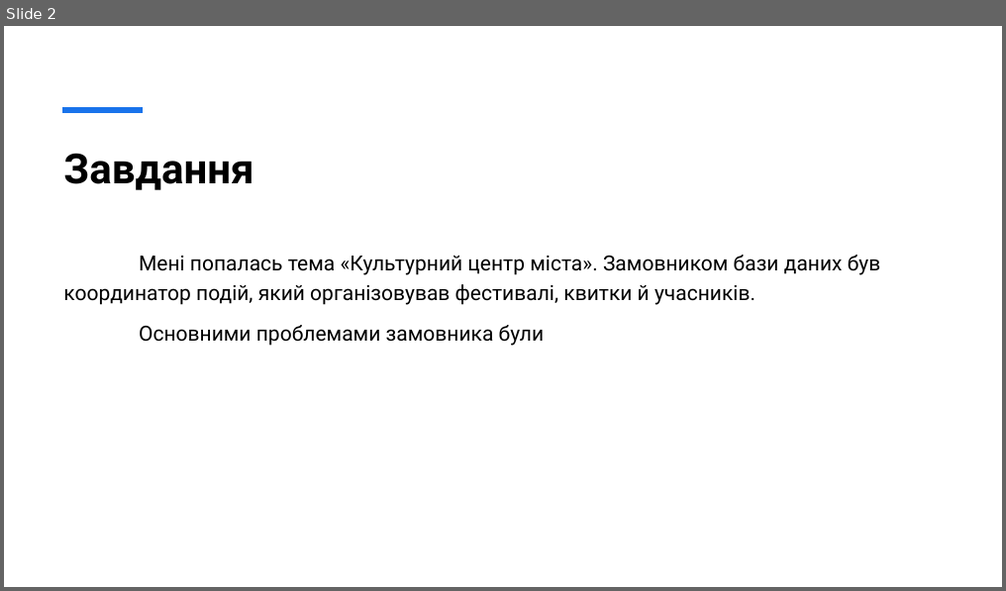
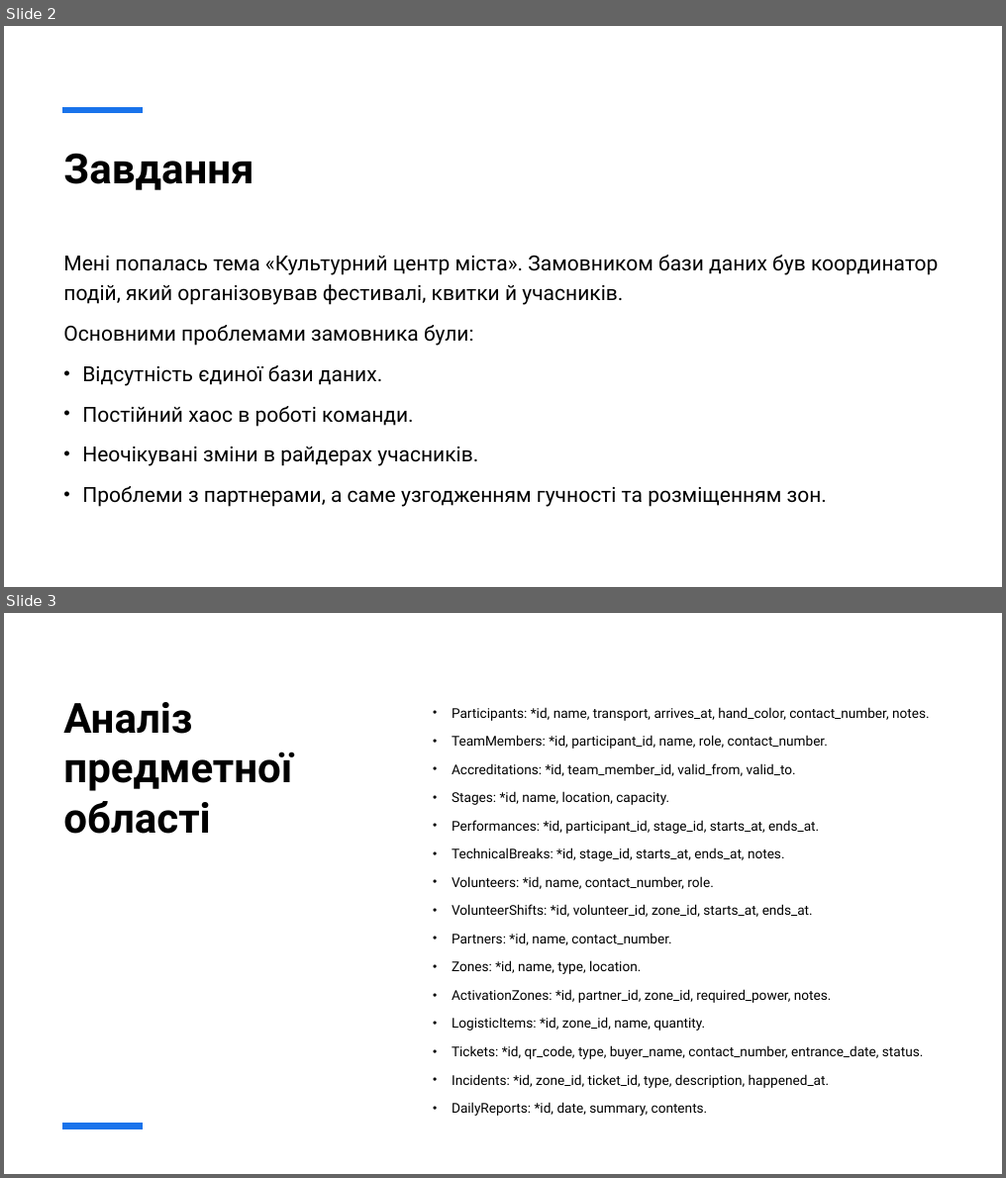
Before and after one commit to emissuu/UniTasks, a slide deck: C#/Lab2/Підсумки другої лабораторної роботи.pptx. Shown one above the other, each under a label of ours: slide 2 before the commit, slides 2 and 3 after it. The pictures are 1006x591 and 1006x1178 pixels, drawn with LibreOffice and Linux fonts; fonts in the diff are those of the drawing. Boxes give left, top, right and bottom in pixels: in the first picture for what was removed or moved away, otherwise in the second. Text is boxed around its words. In the diff, an @@ line names an element or a change of style, - is before the commit and + after.

```diff
--- a/C#/Lab2/Підсумки другої лабораторної роботи.pptx
+++ b/C#/Lab2/Підсумки другої лабораторної роботи.pptx
@@ slide 3 added at <box>4,613,1002,1174</box>, background #FFFFFF @@
@@ title added at <box>63,702,292,834</box>, 40 pt, text #000000, bold @@
+Аналіз предметної області
@@ text added at <box>451,707,930,1116</box>, 13 pt, text #000000 @@
+• Participants: *id, name, transport, arrives_at, hand_color, contact_number, notes.
+• TeamMembers: *id, participant_id, name, role, contact_number.
+• Accreditations: *id, team_member_id, valid_from, valid_to.
+• Stages: *id, name, location, capacity.
+• Performances: *id, participant_id, stage_id, starts_at, ends_at.
+• TechnicalBreaks: *id, stage_id, starts_at, ends_at, notes.
+• Volunteers: *id, name, contact_number, role.
+• VolunteerShifts: *id, volunteer_id, zone_id, starts_at, ends_at.
+• Partners: *id, name, contact_number.
+• Zones: *id, name, type, location.
+• ActivationZones: *id, partner_id, zone_id, required_power, notes.
+• LogisticItems: *id, zone_id, name, quantity.
+• Tickets: *id, qr_code, type, buyer_name, contact_number, entrance_date, status.
+• Incidents: *id, zone_id, ticket_id, type, description, happened_at.
+• DailyReports: *id, date, summary, contents.
@@ line added from (62, 1127) to (143, 1127), #1973EB 6 pt @@
@@ slide 2 changed as well @@
@@ text at <box>63,325,827,507</box>: text changed @@
-Основними проблемами замовника були
+Основними проблемами замовника були:
+• Відсутність єдиної бази даних.
+• Постійний хаос в роботі команди.
+• Неочікувані зміни в райдерах учасників.
+• Проблеми з партнерами, а саме узгодженням гучності та розміщенням зон.
```
Also in this commit, not shown: 1 other slide changed, 9 other slides added, 1 other file.
